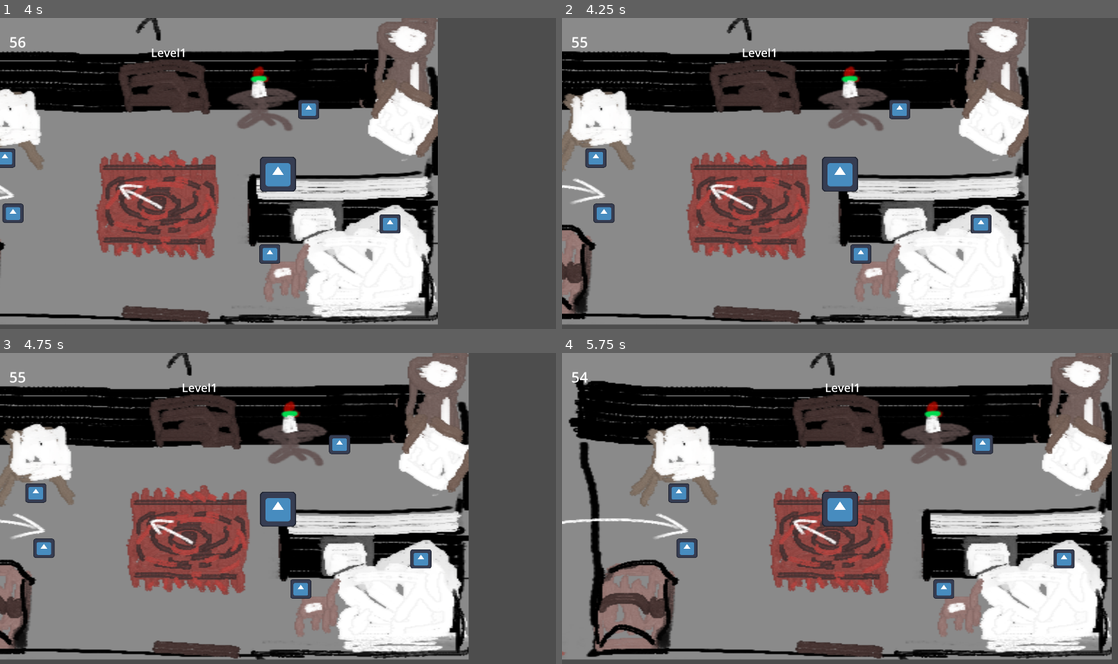
Above: before the commit, frames 1-4 (two rows, left to right).
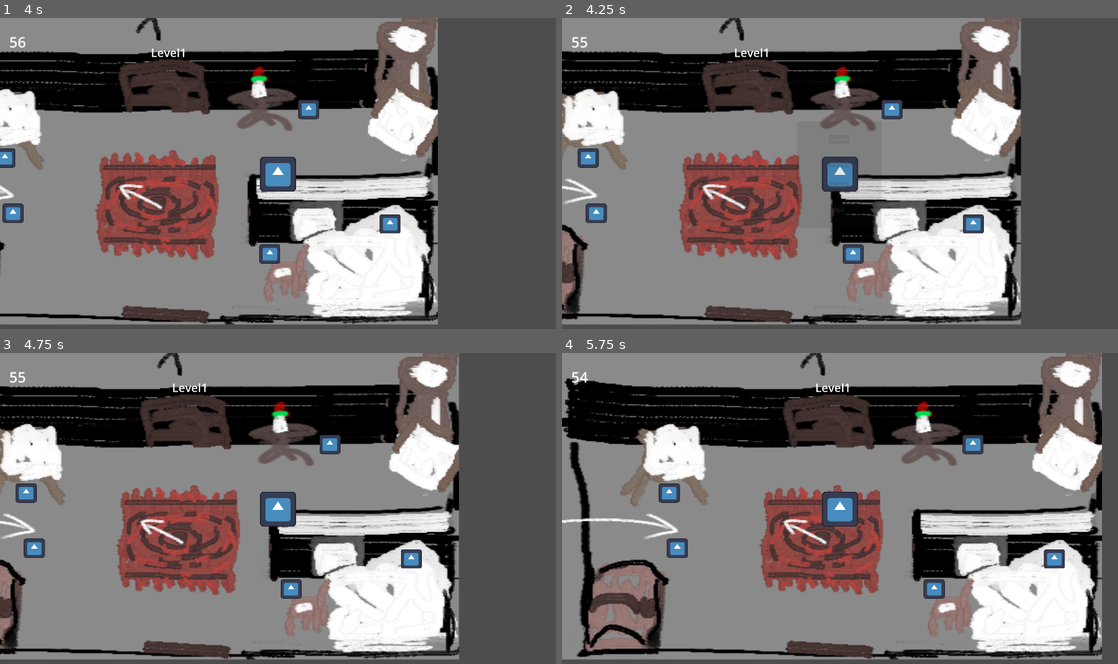
Above: after the commit, the same moments.

Repository: LitaDev-nsfw/gmtk25
Game: Godot game, scene res://scenes/game.tscn
Same seed, same stepped clock (60 frames per second), same inputs: the game is played once before the commit and once after it. The engine's default icon, where the game draws it, is replaced by a stand-in: a white triangle on a blue panel in a dark square.
Inputs (mouse positions are in pixels of both pictures, inside the frame that each line leads up to):
- Up to frame 1 (4 s): tap Enter at 0.5 s; move the mouse to (400, 157) at 0.52 s; hold Right (ui_right) 0.53-1.28 s; tap Q (place) at 0.6, 1.55, 2.1, 2.85, 3.8 s; click (400, 157) at 0.67 s; move the mouse to (166, 189) at 1.27 s; hold Down (ui_down) 1.28-2.03 s; tap E (interact) at 1.35 s; move the mouse to (333, 105) at 2.02 s; hold Right (ui_right) 2.03-2.78 s; move the mouse to (250, 235) at 2.77 s; hold Up (ui_up) 2.78-3.53 s; click (250, 235) at 2.92 s; move the mouse to (444, 220) at 3.52 s; hold Left (ui_left) from 3.53 s (still down); hold E (interact) from 3.53 s (still down)
- Up to frame 2 (4.25 s): keep holding Left (ui_left); keep holding E (interact); tap Escape (escape) at 4.15 s
- Up to frame 3 (4.75 s): release Left (ui_left) at 4.25 s; release E (interact) at 4.25 s; click (278, 474) at 4.25 s, where only the run after the commit has a clickable "Resume"
- Up to frame 4 (5.75 s): tap Space at 5 s; move the mouse to (673, 461) at 5.02 s; hold Left (ui_left) from 5.03 s (still down); tap Q (place) at 5.1 s

Frame 1 is identical in both runs. In frame 2, 18% of the frame differs, in the area x 0-84%, y 0-99%; in frame 3, 20%; in frame 4, 24%, in the area x 0-99%, y 0-99%.

Commit message:
Added simple Pause_Menu

Diff:
--- /dev/null
+++ b/gmtk25/Pause_Menu/pause_menu.gd
@@ -0,0 +1,45 @@
+extends Control
+
+func _ready():
+	$AnimationPlayer.play("RESET")
+	hide()
+
+
+func resume():
+	get_tree().paused = false
+	$AnimationPlayer.play_backwards("Blur")
+	hide()
+
+
+func pause():
+	$AnimationPlayer.play("Blur")
+	get_tree().paused = true
+	show()
+
+
+
+
+func escape():
+	if Input.is_action_just_pressed("esc") and get_tree().paused == false:
+		pause()
+	elif Input.is_action_just_pressed("esc") and get_tree().paused == true:
+		resume()
+
+func _on_resume_pressed() -> void:
+	resume()
+
+
+func _on_restart_pressed() -> void:
+	resume()
+	get_tree().reload_current_scene()
+
+
+func _on_quit_pressed() -> void:
+	get_tree().quit()
+
+func _process(delta):
+	escape()
+
+
+func _on_settings_pressed() -> void:
+	pass # Replace with function body.
--- /dev/null
+++ b/gmtk25/Pause_Menu/pause_menu.gdshader
@@ -0,0 +1,9 @@
+shader_type canvas_item;
+uniform sampler2D SCREEN_TEXTURE: hint_screen_texture, filter_linear_mipmap;
+
+uniform float lod: hint_range(0.0, 5) = 0.0;
+
+void fragment(){
+	vec4 color = texture(SCREEN_TEXTURE, SCREEN_UV, lod);
+	COLOR = color;
+}
--- /dev/null
+++ b/gmtk25/Pause_Menu/pause_menu.tscn
@@ -0,0 +1,138 @@
+[gd_scene load_steps=7 format=3 uid="uid://cpkl63h57h36m"]
+
+[ext_resource type="Script" uid="uid://dsuwbqemr2lba" path="res://Pause_Menu/pause_menu.gd" id="1_jlo30"]
+[ext_resource type="Shader" uid="uid://dmyn5x01nch74" path="res://Pause_Menu/pause_menu.gdshader" id="1_wrcef"]
+
+[sub_resource type="ShaderMaterial" id="ShaderMaterial_jlo30"]
+shader = ExtResource("1_wrcef")
+shader_parameter/lod = 0.0
+
+[sub_resource type="Animation" id="Animation_durs7"]
+resource_name = "Blur"
+length = 0.3
+tracks/0/type = "bezier"
+tracks/0/imported = false
+tracks/0/enabled = true
+tracks/0/path = NodePath("../../ColorRect:material:shader_parameter/lod")
+tracks/0/interp = 1
+tracks/0/loop_wrap = true
+tracks/0/keys = {
+"handle_modes": PackedInt32Array(0, 0),
+"points": PackedFloat32Array(0, -0.15, 0, 0.15, 0, 2.5, -0.15, 0, 0.15, 0),
+"times": PackedFloat32Array(0, 0.3)
+}
+tracks/1/type = "value"
+tracks/1/imported = false
+tracks/1/enabled = true
+tracks/1/path = NodePath("..:modulate")
+tracks/1/interp = 1
+tracks/1/loop_wrap = true
+tracks/1/keys = {
+"times": PackedFloat32Array(0, 0.3),
+"transitions": PackedFloat32Array(1, 1),
+"update": 0,
+"values": [Color(1, 1, 1, 0), Color(1, 1, 1, 1)]
+}
+
+[sub_resource type="Animation" id="Animation_2kg7u"]
+length = 0.001
+tracks/0/type = "bezier"
+tracks/0/imported = false
+tracks/0/enabled = true
+tracks/0/path = NodePath("../../ColorRect:material:shader_parameter/lod")
+tracks/0/interp = 1
+tracks/0/loop_wrap = true
+tracks/0/keys = {
+"handle_modes": PackedInt32Array(0),
+"points": PackedFloat32Array(0, -0.15, 0, 0.15, 0),
+"times": PackedFloat32Array(0)
+}
+tracks/1/type = "value"
+tracks/1/imported = false
+tracks/1/enabled = true
+tracks/1/path = NodePath("..:modulate")
+tracks/1/interp = 1
+tracks/1/loop_wrap = true
+tracks/1/keys = {
+"times": PackedFloat32Array(0),
+"transitions": PackedFloat32Array(1),
+"update": 0,
+"values": [Color(1, 1, 1, 1)]
+}
+
+[sub_resource type="AnimationLibrary" id="AnimationLibrary_2kg7u"]
+_data = {
+&"Blur": SubResource("Animation_durs7"),
+&"RESET": SubResource("Animation_2kg7u")
+}
+
+[node name="PauseMenu" type="Control"]
+process_mode = 3
+layout_mode = 3
+anchors_preset = 15
+anchor_right = 1.0
+anchor_bottom = 1.0
+offset_top = 3.0
+offset_right = -3.0
+grow_horizontal = 2
+grow_vertical = 2
+script = ExtResource("1_jlo30")
+
+[node name="ColorRect" type="ColorRect" parent="."]
+material = SubResource("ShaderMaterial_jlo30")
+layout_mode = 0
+offset_left = -11981.0
+offset_top = -3664.0
+offset_right = 11915.0
+offset_bottom = 5809.0
+
+[node name="PanelContainer" type="PanelContainer" parent="."]
+layout_mode = 1
+anchors_preset = 8
+anchor_left = 0.5
+anchor_top = 0.5
+anchor_right = 0.5
+anchor_bottom = 0.5
+offset_left = -146.5
+offset_top = -184.0
+offset_right = 146.5
+offset_bottom = 184.0
+grow_horizontal = 2
+grow_vertical = 2
+
+[node name="VBoxContainer" type="VBoxContainer" parent="PanelContainer"]
+layout_mode = 2
+size_flags_horizontal = 4
+theme_override_constants/separation = 50
+alignment = 1
+
+[node name="Resume" type="Button" parent="PanelContainer/VBoxContainer"]
+layout_mode = 2
+size_flags_horizontal = 4
+text = "Resume"
+
+[node name="Settings" type="Button" parent="PanelContainer/VBoxContainer"]
+layout_mode = 2
+size_flags_horizontal = 4
+text = "Settings"
+
+[node name="Restart" type="Button" parent="PanelContainer/VBoxContainer"]
+layout_mode = 2
+size_flags_horizontal = 4
+text = "Restart"
+
+[node name="Quit" type="Button" parent="PanelContainer/VBoxContainer"]
+layout_mode = 2
+size_flags_horizontal = 4
+text = "Quit"
+
+[node name="AnimationPlayer" type="AnimationPlayer" parent="."]
+root_node = NodePath("../PanelContainer/VBoxContainer")
+libraries = {
+&"": SubResource("AnimationLibrary_2kg7u")
+}
+
+[connection signal="pressed" from="PanelContainer/VBoxContainer/Resume" to="." method="_on_resume_pressed"]
+[connection signal="pressed" from="PanelContainer/VBoxContainer/Settings" to="." method="_on_settings_pressed"]
+[connection signal="pressed" from="PanelContainer/VBoxContainer/Restart" to="." method="_on_restart_pressed"]
+[connection signal="pressed" from="PanelContainer/VBoxContainer/Quit" to="." method="_on_quit_pressed"]
--- a/gmtk25/project.godot
+++ b/gmtk25/project.godot
@@ -88,3 +88,13 @@
 "events": [Object(InputEventKey,"resource_local_to_scene":false,"resource_name":"","device":-1,"window_id":0,"alt_press …(192 unchanged characters)…
 ]
 }
+esc={
+"deadzone": 0.2,
+"events": [Object(InputEventKey,"resource_local_to_scene":false,"resource_name":"","device":0,"window_id":0,"alt_pressed":false,"shift_pressed":false,"ctrl_pressed":false,"meta_pressed":false,"pressed":false,"keycode":0,"physical_keycode":4194305,"key_label":0,"unicode":0,"location":0,"echo":false,"script":null)
+]
+}
+esc={
+"deadzone": 0.2,
+"events": [Object(InputEventKey,"resource_local_to_scene":false,"resource_name":"","device":0,"window_id":0,"alt_pressed":false,"shift_pressed":false,"ctrl_pressed":false,"meta_pressed":false,"pressed":false,"keycode":0,"physical_keycode":4194305,"key_label":0,"unicode":0,"location":0,"echo":false,"script":null)
+]
+}
--- a/gmtk25/scenes/game.tscn
+++ b/gmtk25/scenes/game.tscn
@@ -1,9 +1,10 @@
-[gd_scene load_steps=8 format=3 uid="uid://cxm1ciglp7qh0"]
+[gd_scene load_steps=9 format=3 uid="uid://cxm1ciglp7qh0"]
 
 [ext_resource type="Script" uid="uid://2brnat7foo8u" path="res://scripts/game.gd" id="1_lbhrr"]
 [ext_resource type="PackedScene" uid="uid://do7a5j4m5dryv" path="res://scenes/level_1.tscn" id="2_lnu2h"]
 [ext_resource type="PackedScene" uid="uid://hbhc16eqvpv2" path="res://scenes/player.tscn" id="3_p57ef"]
 [ext_resource type="Script" uid="uid://diekl7drknjbv" path="res://scripts/loop_timer_label.gd" id="4_lbhrr"]
+[ext_resource type="PackedScene" uid="uid://cpkl63h57h36m" path="res://Pause_Menu/pause_menu.tscn" id="4_u5sy4"]
 [ext_resource type="Script" uid="uid://crn8mk5tqb015" path="res://scripts/audio_manager.gd" id="5_u5sy4"]
 [ext_resource type="AudioStream" uid="uid://cva7pd2adqmyw" path="res://assets/audio/sfx/loop end idea.wav" id="6_p57ef"]
 
@@ -21,6 +22,12 @@
 [node name="Level1" parent="." instance=ExtResource("2_lnu2h")]
 
 [node name="UI" type="CanvasLayer" parent="."]
+
+[node name="PauseMenu" parent="UI" instance=ExtResource("4_u5sy4")]
+offset_left = -1.5
+offset_top = 1.5
+offset_right = -4.5
+offset_bottom = -1.5
 
 [node name="Timer" type="Timer" parent="UI"]
 wait_time = 60.0
Not shown, added: gmtk25/Pause_Menu/pause_menu.gd.uid
Not shown, added: gmtk25/Pause_Menu/pause_menu.gdshader.uid
